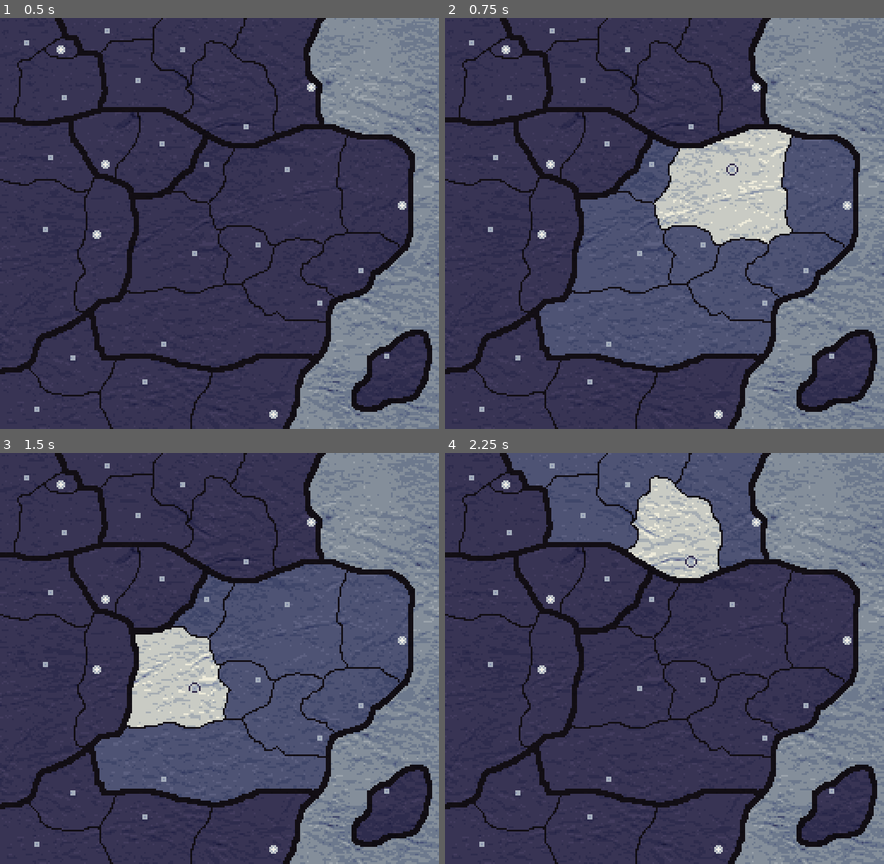
Above: before the commit, frames 1-4 (two rows, left to right).
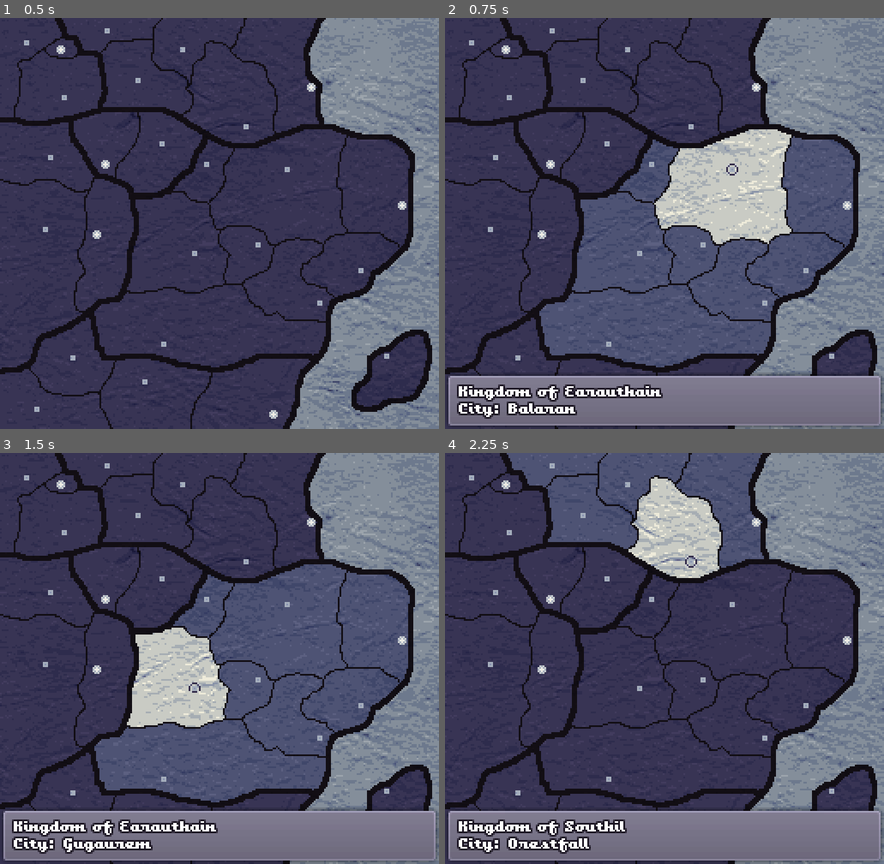
Above: after the commit, the same moments.

Repository: xphere/a-little-bird-told-me
Game: Godot game, scene res://src/game/game.tscn
The game is run twice, just before and just after one commit, with the same random seed, the same clock (stepped at 60 frames per second) and the same inputs. This scene is started directly instead of the project's main scene.
Inputs (mouse positions are in pixels of both pictures, inside the frame that each line leads up to):
- Up to frame 1 (0.5 s): no input
- Up to frame 2 (0.75 s): tap Enter (ui_accept) at 0.5 s; move the mouse to (761, 202) at 0.52 s
- Up to frame 3 (1.5 s): tap Enter (ui_accept) at 0.77, 1.25 s; move the mouse to (131, 679) at 1.27 s
- Up to frame 4 (2.25 s): tap Enter (ui_accept) at 1.52, 2 s; move the mouse to (708, 568) at 2.02 s

Frame 1 is identical in both runs. In frame 2, 11% of the frame differs, in the area x 0-100%, y 86-100%; in frame 3, 11%; in frame 4, 11%.

Commit message:
+dialog: show message content by the letter

Diff:
--- a/src/dialog-box/dialog-box.gd
+++ b/src/dialog-box/dialog-box.gd
@@ -1,4 +1,4 @@
-extends Node
+extends CanvasItem
 
 
 onready var _content := $"Content/Text/Label" as Label
@@ -6,14 +6,27 @@
 
 
 func info(content: String) -> void:
+	visible = true
 	_speaker.text = ""
 	$Speaker.visible = false
 	_content.text = content
+	_content.visible_characters = -1
 	$Content.theme_type_variation = "PanelContainerInformation"
 
 
 func dialog(content: String, speaker: String) -> void:
+	visible = true
+	if get_tree().is_connected("idle_frame", self, "_on_idle_frame"):
+		get_tree().disconnect("idle_frame", self, "_on_idle_frame")
 	_speaker.text = speaker
 	$Speaker.visible = true
 	_content.text = content
+	_content.visible_characters = 0
 	$Content.theme_type_variation = ""
+	_on_idle_frame()
+
+
+func _on_idle_frame() -> void:
+	if _content.percent_visible < 1.0:
+		_content.visible_characters += 1
+		get_tree().connect("idle_frame", self, "_on_idle_frame", [], CONNECT_ONESHOT | CONNECT_DEFERRED)
--- a/src/game/game.tscn
+++ b/src/game/game.tscn
@@ -39,7 +39,7 @@
 	_previous_selection = 0
 	$Selection.hide()
 	$Map.unselect()
-	$DialogLayer/DialogBox.hide()
+	$DialogBox.hide()
 
 
 func _set_cursor(position: Vector2) -> void:
@@ -63,11 +63,11 @@
 			_cities[which].city_name,
 		],
 	])
-	$DialogLayer/DialogBox.info(text.join(\"\\n\"))
+	$DialogBox.info(text.join(\"\\n\"))
 
 
 func _ui_avoid_cursor(position: Vector2) -> void:
-	var dialog := $DialogLayer/DialogBox as Control
+	var dialog := $DialogBox as Control
 
 	if position.y > 208 - dialog.rect_size.y:
 		dialog.set_anchors_and_margins_preset(
@@ -373,6 +373,4 @@
 hframes = 3
 frame = 1
 
-[node name="DialogLayer" type="CanvasLayer" parent="."]
-
-[node name="DialogBox" parent="DialogLayer" instance=ExtResource( 2 )]
+[node name="DialogBox" parent="." instance=ExtResource( 2 )]
